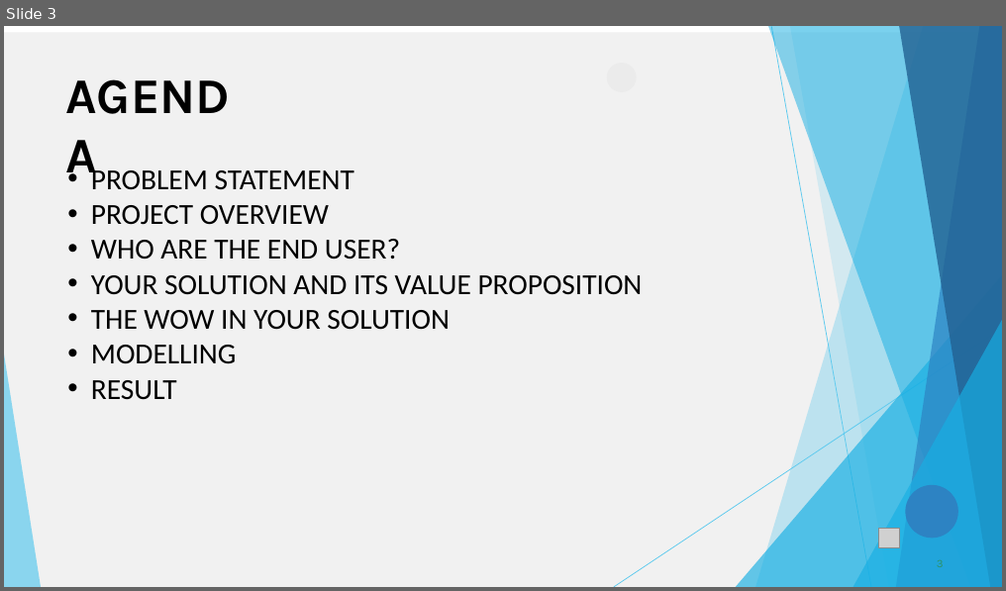
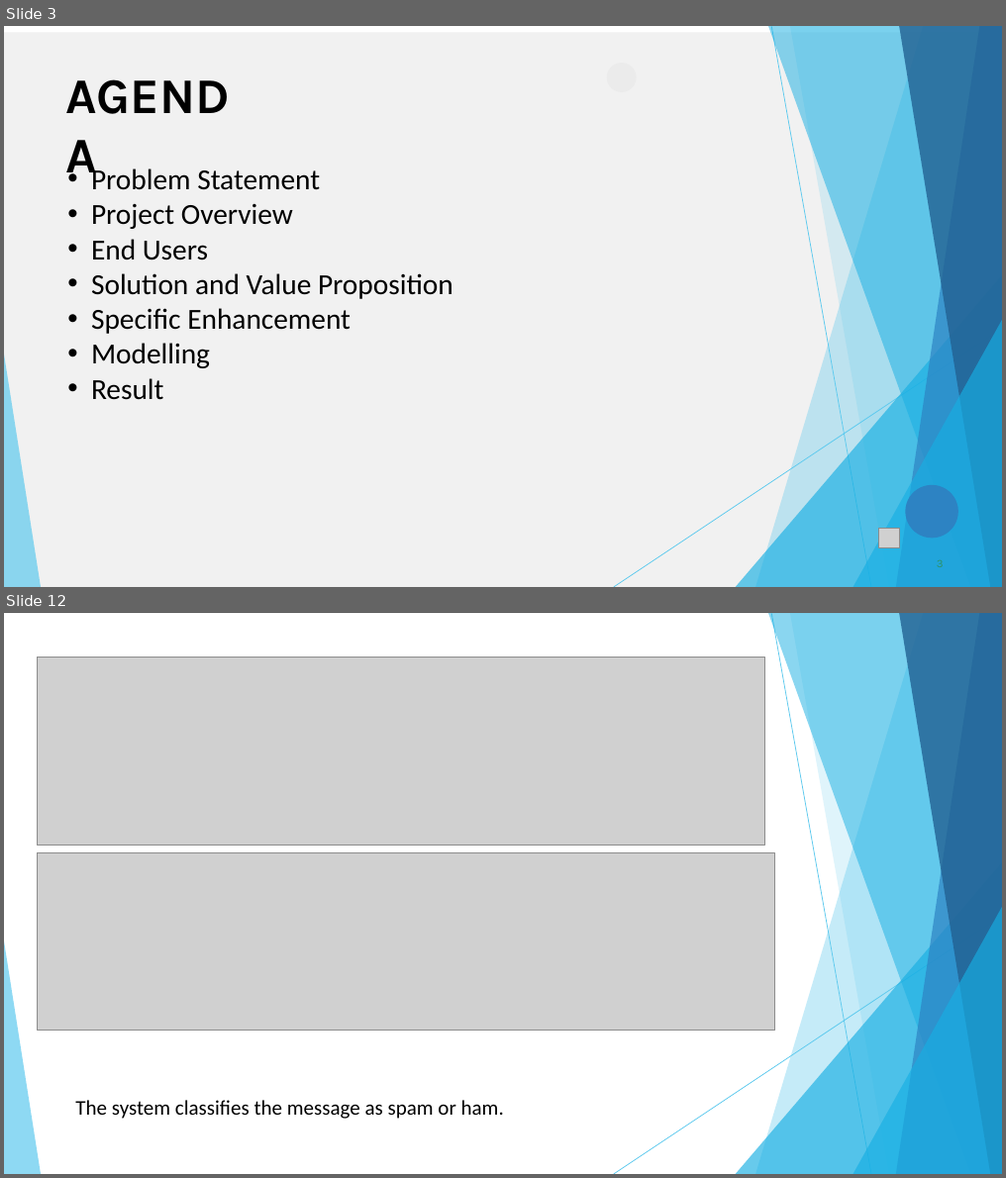
Before and after one commit to Rishika-1202/TNSDC_Generative-AI, a slide deck: SPAM_CLASSIFIER.pptx. Shown one above the other, each under a label of ours: slide 3 before the commit, slides 3 and 12 after it; the slides between them are not shown. The pictures are 1006x591 and 1006x1178 pixels, drawn with LibreOffice and Linux fonts; fonts in the diff are those of the drawing; grey boxes stand for pictures. Boxes give left, top, right and bottom in pixels: in the first picture for what was removed or moved away, otherwise in the second. Text is boxed around its words. In the diff, an @@ line names an element or a change of style, - is before the commit and + after.

```diff
--- a/SPAM_CLASSIFIER.pptx
+++ b/SPAM_CLASSIFIER.pptx
@@ slide 12 added at [4,613,1002,1174], background #FFFFFF @@
@@ freeform shape added at [755,613,1002,1174], fill #5FCAEE at 36% opacity @@
@@ freeform shape added at [768,613,1002,1174], fill #17AFE3 at 50% opacity @@
@@ freeform shape added at [772,614,871,1174], outline #5FCAEE 0.75 pt @@
@@ freeform shape added at [790,613,1002,1174], fill #5FCAEE at 20% opacity @@
@@ freeform shape added at [896,613,1002,1174], fill #2D83C3 at 70% opacity @@
@@ freeform shape added at [899,613,1002,1174], fill #226192 at 80% opacity @@
@@ picture added at [37,657,764,845] @@
@@ picture added at [37,853,775,1031] @@
@@ freeform shape added at [736,862,1002,1174], fill #17AFE3 at 65% opacity @@
@@ freeform shape added at [853,907,1002,1174], fill #17AFE3 at 65% opacity @@
@@ freeform shape added at [614,916,1002,1174], outline #5FCAEE 0.75 pt @@
@@ freeform shape added at [4,942,41,1174], fill #5FCAEE at 70% opacity @@
@@ text added at [75,1100,504,1119], 20 pt, text #000000 @@
+The system classifies the message as spam or ham.
@@ slide 3 changed as well @@
@@ text at [91,165,453,400]: text changed @@
-• PROBLEM STATEMENT
-• PROJECT OVERVIEW
-• WHO ARE THE END USER?
-• YOUR SOLUTION AND ITS VALUE PROPOSITION
-• THE WOW IN YOUR SOLUTION
-• MODELLING
-• RESULT
+• Problem Statement
+• Project Overview
+• End Users
+• Solution and Value Proposition
+• Specific Enhancement
+• Modelling
+• Result
```
Also in this commit, not shown: 6 other slides changed, 4 other slides added, 3 slides removed.
